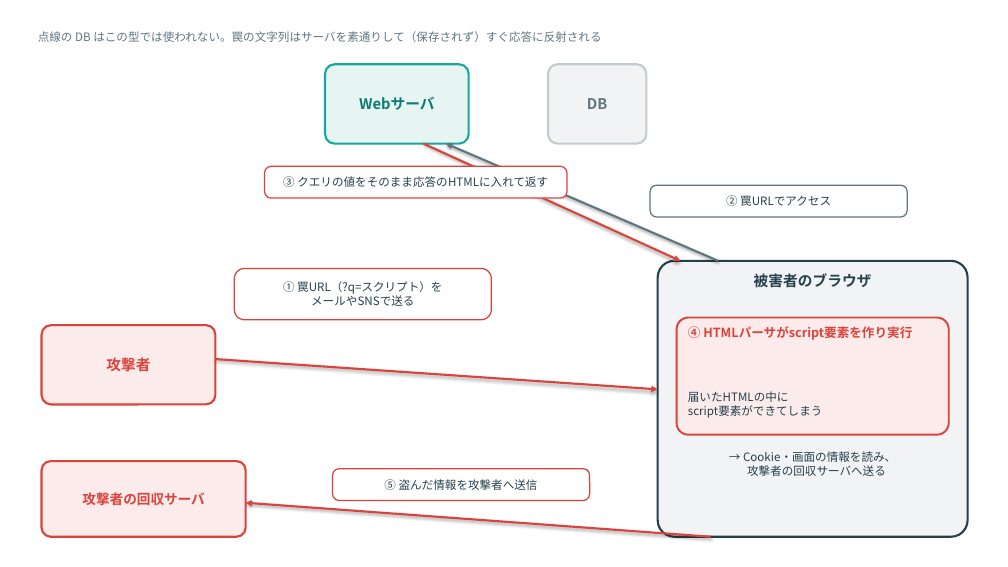
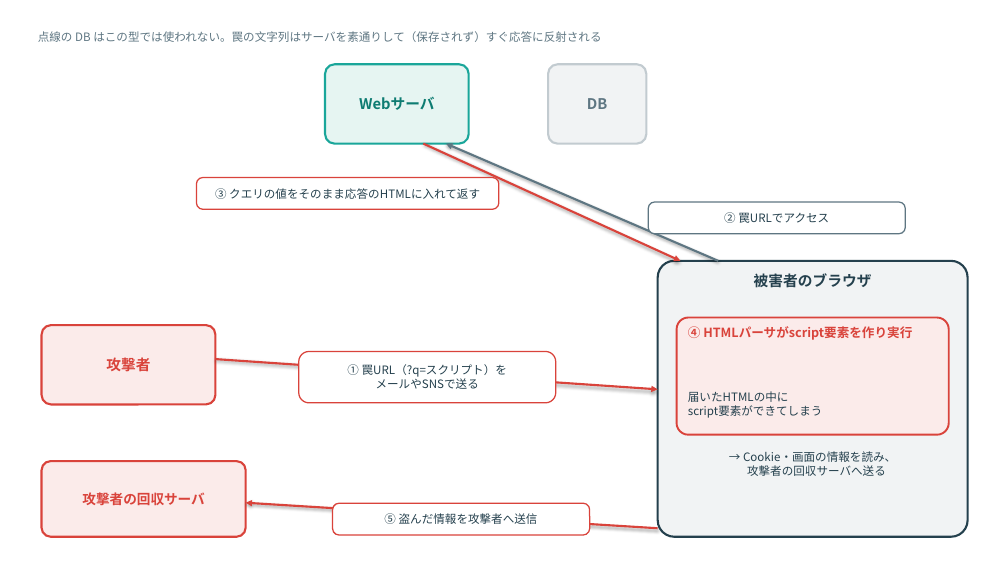
Before and after one commit to nico0748/tech-boosters, a slide deck: slide 3 of deep-dive/drafts/no.1-xss/image/HTMLパーサ図.pptx. Drawn at 1008x567 pixels with LibreOffice and Linux fonts; fonts in the diff are those of the drawing. Boxes give left, top, right and bottom in pixels: in the first picture for what was removed or moved away, otherwise in the second. Text is boxed around its words. In the diff, an @@ line names an element or a change of style, - is before the commit and + after.

```diff
--- a/deep-dive/drafts/no.1-xss/image/HTMLパーサ図.pptx
+++ b/deep-dive/drafts/no.1-xss/image/HTMLパーサ図.pptx
@@ rounded rectangle: place and size @@
-rounded rectangle at box(265, 166, 567, 198)
+rounded rectangle at box(197, 178, 499, 209)
@@ text "③ クエリの値をそのまま応答のHTMLに入れて返す": place and size @@
-text "③ クエリの値をそのまま応答のHTMLに入れて返す" at box(283, 176, 548, 187)
+text "③ クエリの値をそのまま応答のHTMLに入れて返す" at box(215, 188, 480, 199)
@@ rounded rectangle: place and size @@
-rounded rectangle at box(650, 185, 907, 217)
+rounded rectangle at box(649, 202, 906, 234)
@@ text "② 罠URLでアクセス": place and size @@
-text "② 罠URLでアクセス" at box(726, 195, 831, 206)
+text "② 罠URLでアクセス" at box(724, 212, 829, 223)
@@ rounded rectangle: place and size @@
-rounded rectangle at box(234, 268, 492, 320)
+rounded rectangle at box(299, 352, 556, 403)
@@ text "① 罠URL（?q=スクリプト）を": place and size @@
-text "① 罠URL（?q=スクリプト）を" at box(283, 281, 442, 306)
+text "① 罠URL（?q=スクリプト）を" at box(347, 364, 507, 389)
@@ arrow moved from (711, 537) - (246, 503) to (658, 529) - (246, 503) @@
@@ rounded rectangle: place and size @@
-rounded rectangle at box(333, 469, 590, 501)
+rounded rectangle at box(333, 504, 590, 535)
@@ text "⑤ 盗んだ情報を攻撃者へ送信": place and size @@
-text "⑤ 盗んだ情報を攻撃者へ送信" at box(384, 479, 538, 490)
+text "⑤ 盗んだ情報を攻撃者へ送信" at box(384, 513, 538, 524)
```
Also in this commit, not shown: 2 other slides changed, 4 other files.
